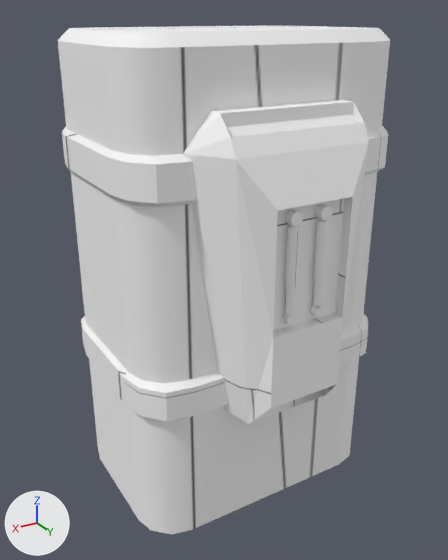
Renders of the OBJ model models/item/armor/multi_left_leg.obj from each side of a commit.
Before and after are seen from a 50 mm camera at (6.3, 9.2, 8.94) aimed at (0.34, -0.73, 3.98). Lighting does not change. The marker at lower left points along +X, +Y and +Z. Where no turn or scale is listed for an object, it has been applied to the vertices.

The older version as bpy lines, for what is in view:
```python
mat_none_002 = principled_material('None.002')
mat_none_002.texture = img_multi_left_leg
mat_none_002.roughness = 0.69
me_custom_left_leg_001_cube_cube_001 = bpy.data.meshes.new('custom_left_leg.001_Cube_Cube.001')
me_custom_left_leg_001_cube_cube_001.from_pydata(...)  # 1372 vertices, 1003 faces; spans x -2.68..2.88, y -3.0..1.8, z -0.7..8.7
me_custom_left_leg_001_cube_cube_001.materials.append(mat_none_002)  # picture img_multi_left_leg
ob_custom_left_leg_001_cube_cube_001 = bpy.data.objects.new('custom_left_leg.001_Cube_Cube.001', me_custom_left_leg_001_cube_cube_001)
ob_custom_left_leg_001_cube_cube_001.location = (0.0, 0.0, 0.0)
```
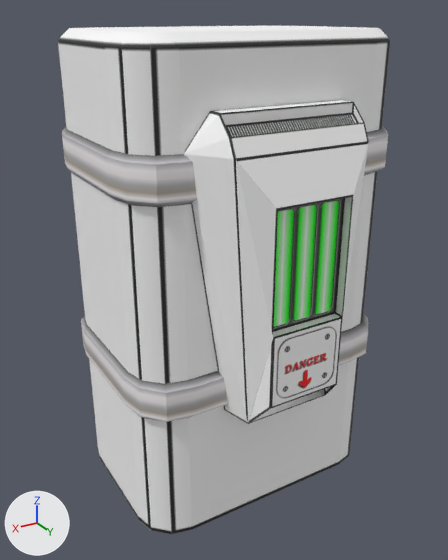
What changed in the scene script:
```text
Add img_multi_leg:
    img_multi_leg = load_image('multi_leg', '../../../textures/armors/multi_leg.png', 1024, 1024, 'sRGB')
Change mat_none_002:
    mat_none_002.texture: img_multi_left_leg -> img_multi_leg
    mat_none_002.roughness: 0.69 -> 0.693
Change me_custom_left_leg_001_cube_cube_001:
    used by ob_custom_left_leg_001_cube_cube_001; location = (0.0, 0.0, 0.0)
    remove me_custom_left_leg_001_cube_cube_001.from_pydata(...)  # 1372 vertices, 1003 faces; spans x -2.68..2.88, y -3.0..1.8, z -0.7..8.7
    add me_custom_left_leg_001_cube_cube_001.from_pydata(...)  # 220 vertices, 211 faces; spans x -2.68..2.88, y -3.0..1.8, z -0.7..8.7
    me_custom_left_leg_001_cube_cube_001 part 1: 12 loose pieces with 1152 vertices, spanning x -0.22..0.62, y 1.59..1.79, z 4.09..6.09, are deleted
    me_custom_left_leg_001_cube_cube_001 part 2: 45 kept faces spanning x -2.68..2.88, y -3.0..1.8, z -0.7..8.7 get new texture (UV) coordinates
```

Boxes (x1, y1, x2, y2) around the edits, measured in the pictures (448 x 560 px):
'custom_left_leg.001_Cube_Cube.001', surface changed, reshaped
    both: (58, 26, 390, 535)
part 1 of me_custom_left_leg_001_cube_cube_001, deleted
    before: (282, 204, 333, 326)
part 2 of me_custom_left_leg_001_cube_cube_001, surface changed (white to grey)
    both: (81, 40, 369, 535)
